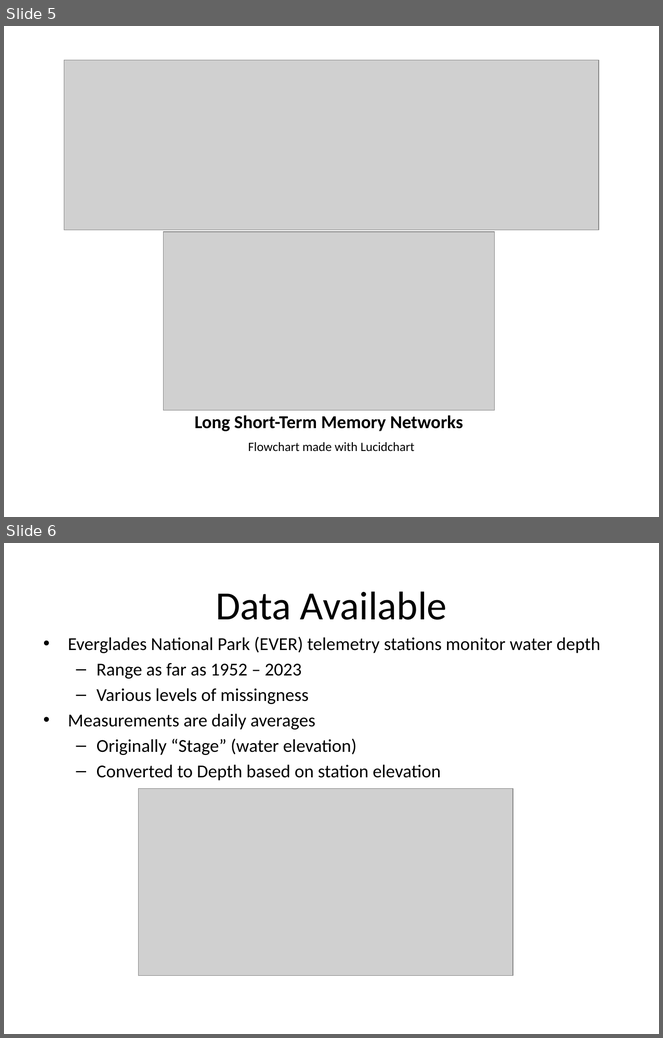
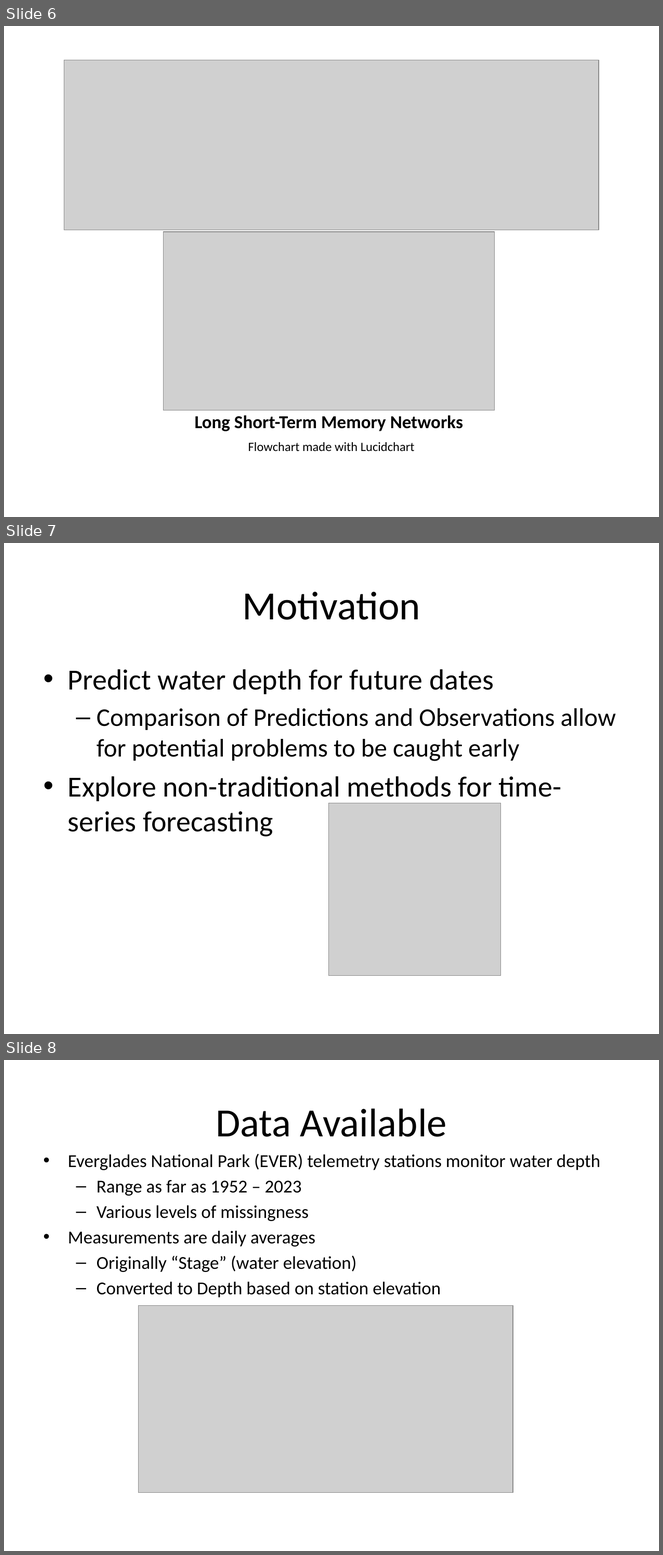
Before and after one commit to lliucci/LSTM-Explorative-Project, a slide deck: Deliverables/Presentation/Writing_Project_Presentation.pptx. Shown one above the other, each under a label of ours: slides 5 and 6 before the commit, slides 6, 7 and 8 after it. The pictures are 663x1038 and 663x1555 pixels, drawn with LibreOffice and Linux fonts; fonts in the diff are those of the drawing; grey boxes stand for pictures; background and template pictures are left out. Boxes give left, top, right and bottom in pixels: in the first picture for what was removed or moved away, otherwise in the second. Text is boxed around its words. In the diff, an @@ line names an element or a change of style, - is before the commit and + after.

```diff
--- a/Deliverables/Presentation/Writing_Project_Presentation.pptx
+++ b/Deliverables/Presentation/Writing_Project_Presentation.pptx
@@ slide 7 added at <box>4,543,659,1034</box>, background picture (left out) @@
@@ title added at <box>242,591,421,620</box>, 44 pt, text #000000 @@
+Motivation
@@ text added at <box>68,669,616,837</box>, 32 pt, text #000000 @@
+• Predict water depth for future dates
+  – Comparison of Predictions and Observations allow for potential problems to be caught early
+• Explore non-traditional methods for time-series forecasting
@@ picture added at <box>328,803,501,976</box> @@
@@ what was slide 5 is now slide 6 @@
@@ what was slide 6 is now slide 8 @@
```
Also in this commit, not shown: 3 slides changed, 2 other slides added, 33 other files.
